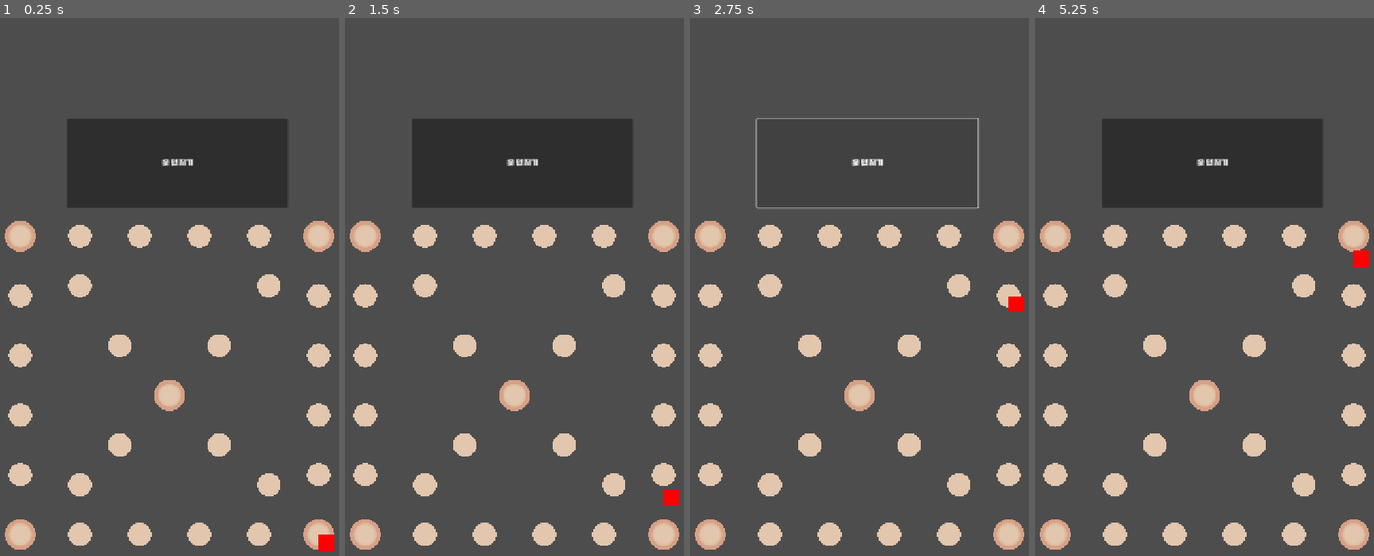
Above: before the commit, frames 1-4 (left to right).
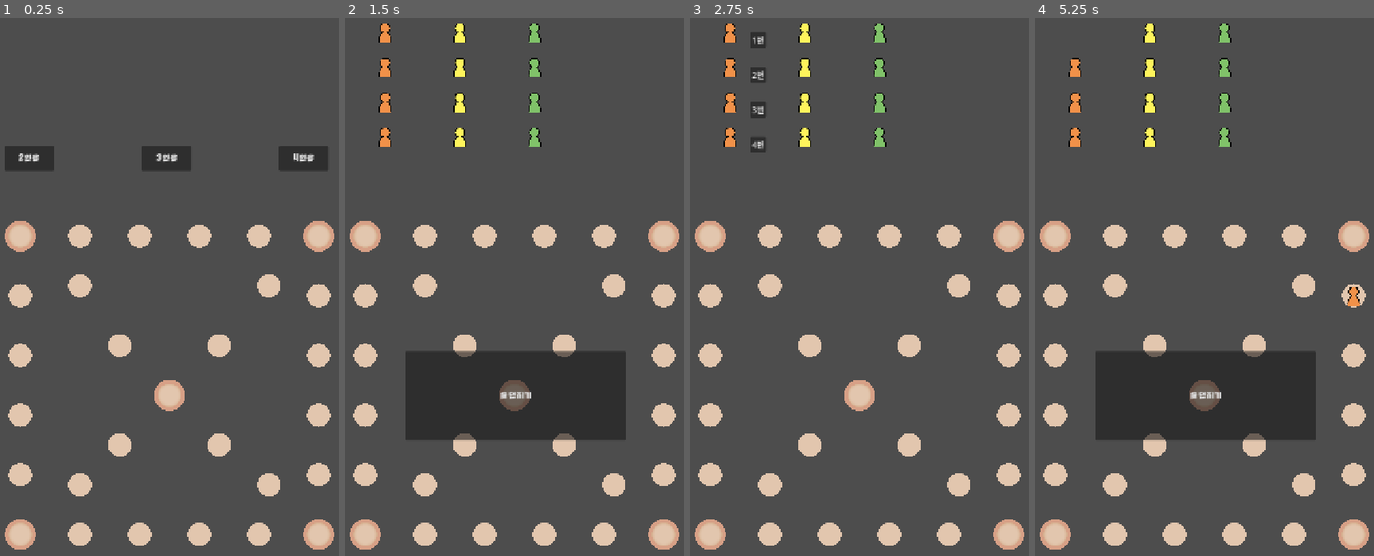
Above: after the commit, the same moments.

Repository: OjOj717/Yut-Nori-html-Project
Game: Godot game, scene res://Scene/main.tscn
Two runs of this game, one before a commit and one after it. Both use one fixed random seed, a clock stepped at 60 frames per second and the inputs below.
Inputs (mouse positions are in pixels of both pictures, inside the frame that each line leads up to):
- Up to frame 1 (0.25 s): no input
- Up to frame 2 (1.5 s): click (521, 163) at 0.5 s, where only the run before the commit has a clickable "윷 던지기"; click (663, 297) at 1.27 s
- Up to frame 3 (2.75 s): click "윷 던지기" at 2 s
- Up to frame 4 (5.25 s): click (1102, 39) at 2.75 s, where only the run after the commit has a clickable "1번"; click (1353, 297) at 3.52 s; click (1211, 163) at 4.25 s, where only the run before the commit has a clickable "윷 던지기"; click (1235, 238) at 5.02 s

The runs differ from the first frame. In frame 1, 11% of the frame differs, in the area x 1-99%, y 18-100%; in frame 2, 23%; in frame 3, 2.3%; in frame 4, 23%, in the area x 9-99%, y 1-79%.

Commit message:
play duo ~ quad

Diff:
--- a/yut-nori-html/Data.gd
+++ b/yut-nori-html/Data.gd
@@ -1,33 +1,33 @@
 extends Node
 
 var spot_positions = {}
-var current_spot = 1
+var player_count = 2
+var current_player = 0
+
+# 플레이어별 말 4개의 위치 데이터
+var piece_positions = []
+var finished_counts = []
+
+func setup_game(count):
+	player_count = count
+	current_player = 0
+	piece_positions.clear()
+	finished_counts.clear()
+	for i in range(count):
+		piece_positions.append([0, 0, 0, 0])
+		finished_counts.append(0)
 
 var move_logic = {
-	1:[2], 2:[3], 3:[4], 4:[5], 5:[6],
-	6:[7, 21],
-	7:[8], 8:[9], 9:[10], 10:[11],
-	11:[12, 26],
-	12:[13], 13:[14], 14:[15], 15:[16],
-	16:[17],
-	17:[18], 18:[19], 19:[20], 20:[100],
-
-	21:[22], 22:[23],
-	23:[24, 28],
-	24:[25], 25:[16],
-
-	26:[27], 27:[23],
-
-	28:[29], 29:[20]
+	0:[2], 1:[100], 2:[3], 3:[4], 4:[5], 5:[6],
+	6:[7, 21], 7:[8], 8:[9], 9:[10], 10:[11],
+	11:[12, 26], 12:[13], 13:[14], 14:[15], 15:[16],
+	16:[17], 17:[18], 18:[19], 19:[20], 20:[1],
+	21:[22], 22:[23], 23:[24, 28], 24:[25], 25:[16],
+	26:[27], 27:[23], 28:[29], 29:[20]
 }
 
 var back_logic = {
-	2:1, 3:2, 4:3, 5:4, 6:5, 7:6, 8:7, 9:8, 10:9, 11:10,
+	2:0, 3:2, 4:3, 5:4, 6:5, 7:6, 8:7, 9:8, 10:9, 11:10,
 	12:11, 13:12, 14:13, 15:14, 16:15, 17:16, 18:17, 19:18, 20:19,
-	1:20,
-
-	21:6, 22:21, 23:22,
-	24:23, 25:24,
-	26:11, 27:26,
-	28:23, 29:28
+	1:20, 21:6, 22:21, 23:22, 24:23, 25:24, 26:11, 27:26, 28:23, 29:28
 }
--- a/yut-nori-html/Scene/main.tscn
+++ b/yut-nori-html/Scene/main.tscn
@@ -1,25 +1,119 @@
-[gd_scene load_steps=4 format=3 uid="uid://crjp31hsoqsg8"]
+[gd_scene load_steps=8 format=3 uid="uid://crjp31hsoqsg8"]
 
 [ext_resource type="Script" uid="uid://cknfqsasm4kwu" path="res://Scripts/main.gd" id="1_sblpm"]
 [ext_resource type="PackedScene" uid="uid://c10vc5ftyrxyi" path="res://Scene/board.tscn" id="2_r34rm"]
+[ext_resource type="Texture2D" uid="uid://ctxfl8c6y07q2" path="res://Img/player1.png" id="3_2wwxx"]
 [ext_resource type="FontFile" uid="uid://brq4cv650tjwb" path="res://Font/Cafe24PROUP.ttf" id="3_r34rm"]
+[ext_resource type="Texture2D" uid="uid://gybi5l3fmksu" path="res://Img/player2.png" id="4_ow1sv"]
+[ext_resource type="Texture2D" uid="uid://bfkiepw6bi7jl" path="res://Img/player3.png" id="5_75buv"]
+[ext_resource type="Texture2D" uid="uid://dqdnfxlgj0o0r" path="res://Img/player4.png" id="6_c2iwn"]
 
 [node name="Main" type="Node2D"]
 script = ExtResource("1_sblpm")
 
 [node name="Board" parent="." instance=ExtResource("2_r34rm")]
 
-[node name="Player" type="ColorRect" parent="."]
-offset_right = 32.0
-offset_bottom = 32.0
-color = Color(1, 0, 0, 1)
-
 [node name="Button" type="Button" parent="."]
-offset_left = 154.06451
-offset_top = 324.0
-offset_right = 598.6774
-offset_bottom = 503.0
+offset_left = 140.0
+offset_top = 792.0
+offset_right = 584.6129
+offset_bottom = 971.0
 theme_override_fonts/font = ExtResource("3_r34rm")
 text = "윷 던지기"
 
+[node name="Pieces" type="Node2D" parent="."]
+
+[node name="player0" type="Node2D" parent="Pieces"]
+
+[node name="Piece1" type="Sprite2D" parent="Pieces/player0"]
+texture = ExtResource("3_2wwxx")
+
+[node name="Piece2" type="Sprite2D" parent="Pieces/player0"]
+texture = ExtResource("3_2wwxx")
+
+[node name="Piece3" type="Sprite2D" parent="Pieces/player0"]
+texture = ExtResource("3_2wwxx")
+
+[node name="Piece4" type="Sprite2D" parent="Pieces/player0"]
+texture = ExtResource("3_2wwxx")
+
+[node name="player1" type="Node2D" parent="Pieces"]
+
+[node name="Piece1" type="Sprite2D" parent="Pieces/player1"]
+texture = ExtResource("4_ow1sv")
+
+[node name="Piece2" type="Sprite2D" parent="Pieces/player1"]
+texture = ExtResource("4_ow1sv")
+
+[node name="Piece3" type="Sprite2D" parent="Pieces/player1"]
+texture = ExtResource("4_ow1sv")
+
+[node name="Piece4" type="Sprite2D" parent="Pieces/player1"]
+texture = ExtResource("4_ow1sv")
+
+[node name="player2" type="Node2D" parent="Pieces"]
+
+[node name="Piece1" type="Sprite2D" parent="Pieces/player2"]
+texture = ExtResource("5_75buv")
+
+[node name="Piece2" type="Sprite2D" parent="Pieces/player2"]
+texture = ExtResource("5_75buv")
+
+[node name="Piece3" type="Sprite2D" parent="Pieces/player2"]
+texture = ExtResource("5_75buv")
+
+[node name="Piece4" type="Sprite2D" parent="Pieces/player2"]
+texture = ExtResource("5_75buv")
+
+[node name="player3" type="Node2D" parent="Pieces"]
+
+[node name="Piece1" type="Sprite2D" parent="Pieces/player3"]
+texture = ExtResource("6_c2iwn")
+
+[node name="Piece2" type="Sprite2D" parent="Pieces/player3"]
+texture = ExtResource("6_c2iwn")
+
+[node name="Piece3" type="Sprite2D" parent="Pieces/player3"]
+texture = ExtResource("6_c2iwn")
+
+[node name="Piece4" type="Sprite2D" parent="Pieces/player3"]
+texture = ExtResource("6_c2iwn")
+
+[node name="CanvasLayer" type="CanvasLayer" parent="."]
+
+[node name="StartMenu" type="Node2D" parent="CanvasLayer"]
+
+[node name="HBoxContainer" type="HBoxContainer" parent="CanvasLayer/StartMenu"]
+offset_left = 28.0
+offset_top = 312.0
+offset_right = 680.0
+offset_bottom = 497.0
+
+[node name="2" type="Button" parent="CanvasLayer/StartMenu/HBoxContainer"]
+custom_minimum_size = Vector2(100, 50)
+layout_mode = 2
+size_flags_horizontal = 4
+size_flags_vertical = 4
+theme_override_fonts/font = ExtResource("3_r34rm")
+text = "2인용
+"
+
+[node name="3" type="Button" parent="CanvasLayer/StartMenu/HBoxContainer"]
+custom_minimum_size = Vector2(100, 50)
+layout_mode = 2
+size_flags_horizontal = 6
+size_flags_vertical = 4
+theme_override_fonts/font = ExtResource("3_r34rm")
+text = "3인용
+"
+
+[node name="4" type="Button" parent="CanvasLayer/StartMenu/HBoxContainer"]
+custom_minimum_size = Vector2(100, 50)
+layout_mode = 2
+size_flags_horizontal = 6
+size_flags_vertical = 4
+size_flags_stretch_ratio = 0.0
+theme_override_fonts/font = ExtResource("3_r34rm")
+text = "4인용"
+
 [connection signal="pressed" from="Button" to="." method="_on_button_pressed"]
--- a/yut-nori-html/Scripts/main.gd
+++ b/yut-nori-html/Scripts/main.gd
@@ -1,10 +1,33 @@
 extends Node2D
 
-@onready var player = $Player
+@onready var roll_button = $Button
+@onready var pieces_parent = $Pieces
+@onready var start_menu = $CanvasLayer/StartMenu
+@onready var button_container = $CanvasLayer/StartMenu/HBoxContainer
+
+var player_groups = []
 var is_moving = false
 var indicators = []
+var current_roll_steps = 0
+var game_started = false
 
 func _ready():
+	roll_button.visible = false
+	for p in pieces_parent.get_children():
+		p.visible = false
+
+	# 이미지 구조에 맞게 HBoxContainer 안의 버튼들을 연결
+	for btn in button_container.get_children():
+		if btn is Button:
+			btn.pressed.connect(_on_player_count_selected.bind(int(btn.name)))
+
+func _on_player_count_selected(count):
+	start_menu.visible = false
+	game_started = true
+	Data.setup_game(count)
+
+	player_groups = pieces_parent.get_children().slice(0, count)
+
 	Data.spot_positions.clear()
 	var index = 1
 	for marker in $Board.get_children():
@@ -12,44 +35,165 @@
 			Data.spot_positions[index] = marker.global_position
 			index += 1
 
-	player.global_position = Data.spot_positions[Data.current_spot]
+	for p_idx in range(Data.player_count):
+		player_groups[p_idx].visible = true
+		var p_nodes = player_groups[p_idx].get_children()
+		for i in range(p_nodes.size()):
+			p_nodes[i].scale = Vector2(0.06, 0.06)
+			p_nodes[i].global_position = Vector2(100 + (p_idx * 150), 150 + (i * 70))
+
+	roll_button.visible = true
 
 func _on_button_pressed():
-	if is_moving: return
-
+	if is_moving or not game_started: return
 	var result = roll_yut()
-	print("결과: ", result["name"])
-
-	if result["steps"] == 0:
-		print("낙입니다!")
+	current_roll_steps = result["steps"]
+
+	if current_roll_steps == 0:
+		next_turn()
 		return
 
-	var targets = calculate_targets(Data.current_spot, result["steps"])
-
-	if targets.is_empty():
-		print("갈 수 있는 길이 없습니다.")
+	roll_button.visible = false
+	show_piece_selection()
+
+func show_piece_selection():
+	clear_indicators()
+	var p_idx = Data.current_player
+	var p_nodes = player_groups[p_idx].get_children()
+
+	for i in range(4):
+		var spot = Data.piece_positions[p_idx][i]
+		if spot == 100: continue
+
+		var btn = Button.new()
+		btn.text = str(i + 1) + "번"
+		add_child(btn)
+
+		if spot == 0:
+			btn.global_position = p_nodes[i].global_position + Vector2(40, 0)
+		else:
+			btn.global_position = p_nodes[i].global_position - Vector2(20, 40)
+		btn.pressed.connect(_on_piece_selected.bind(i))
+		indicators.append(btn)
+
+func _on_piece_selected(piece_idx):
+	clear_indicators()
+	var start_spot = Data.piece_positions[Data.current_player][piece_idx]
+	var routes = calculate_targets(start_spot, current_roll_steps)
+
+	if routes.is_empty():
+		roll_button.visible = true
 		return
-
-	show_indicators(targets)
+	show_move_indicators(piece_idx, routes)
+
+func show_move_indicators(piece_idx, routes):
+	var indicator_tex = preload("res://Img/s_s_circle.png")
+	for route in routes:
+		var target_spot = route[-1]
+		if target_spot == 100:
+			var exit_btn = Button.new()
+			exit_btn.text = "탈출!"
+			exit_btn.global_position = Vector2(500, 400)
+			exit_btn.pressed.connect(_on_target_selected.bind(piece_idx, route))
+			add_child(exit_btn)
+			indicators.append(exit_btn)
+		else:
+			var btn = TextureButton.new()
+			btn.texture_normal = indicator_tex
+			btn.scale = Vector2(0.06, 0.06)
+			var offset = (indicator_tex.get_size() * 0.06) / 2
+			btn.global_position = Data.spot_positions[target_spot] - offset
+			btn.pressed.connect(_on_target_selected.bind(piece_idx, route))
+			btn.z_index = 10
+			add_child(btn)
+			indicators.append(btn)
+
+func _on_target_selected(piece_idx, full_route):
+	clear_indicators()
+	is_moving = true
+
+	var p_idx = Data.current_player
+	var p_nodes = player_groups[p_idx].get_children()
+	var current_pos = Data.piece_positions[p_idx][piece_idx]
+
+	var carried_indices = []
+	for i in range(4):
+		if current_pos != 0 and Data.piece_positions[p_idx][i] == current_pos:
+			carried_indices.append(i)
+	if not piece_idx in carried_indices: carried_indices.append(piece_idx)
+
+	var path = full_route.duplicate()
+	path.remove_at(0)
+
+	for spot in path:
+		var tweens = []
+		for i in range(carried_indices.size()):
+			var idx = carried_indices[i]
+			Data.piece_positions[p_idx][idx] = spot
+			if spot != 100:
+				var stack_offset = Vector2(i * 10, i * 10)
+				var tw = create_tween()
+				tw.tween_property(p_nodes[idx], "global_position", Data.spot_positions[spot] + stack_offset, 0.2)
+				tweens.append(tw)
+				p_nodes[idx].z_index = 5 + i
+		if not tweens.is_empty(): await tweens[-1].finished
+
+		if spot == 100:
+			for idx in carried_indices:
+				p_nodes[idx].visible = false
+				Data.finished_counts[p_idx] += 1
+			break
+
+	# --- 상대방 말 잡기 체크 로직 추가 ---
+	var final_spot = Data.piece_positions[p_idx][piece_idx]
+	var caught_someone = false
+	if final_spot != 100 and final_spot != 0:
+		for other_p in range(Data.player_count):
+			if other_p == p_idx: continue # 내 말은 무시
+
+			var other_p_nodes = player_groups[other_p].get_children()
+			for other_i in range(4):
+				if Data.piece_positions[other_p][other_i] == final_spot:
+					# 잡았다! 대기실(0)로 보냄
+					Data.piece_positions[other_p][other_i] = 0
+					other_p_nodes[other_i].global_position = Vector2(100 + (other_p * 150), 150 + (other_i * 70))
+					caught_someone = true
+	# ---------------------------------
+
+	is_moving = false
+	if Data.finished_counts[p_idx] >= 4:
+		print((p_idx + 1), "번 승리!")
+	else:
+		# 윷, 모가 나왔거나 상대방을 잡았다면 한 번 더!
+		if current_roll_steps >= 4 or caught_someone:
+			print("한 번 더 던지세요!")
+			roll_button.visible = true
+		else:
+			next_turn()
+
+func next_turn():
+	Data.current_player = (Data.current_player + 1) % Data.player_count
+	roll_button.visible = true
+
+# calculate_targets, clear_indicators, roll_yut 함수는 이전과 동일하게 유지
 
 func calculate_targets(start_spot, steps):
 	var results = []
-
 	if steps == -1:
 		if Data.back_logic.has(start_spot):
 			results.append([start_spot, Data.back_logic[start_spot]])
 		return results
-
 	var routes = [[start_spot]]
-
 	for i in range(steps):
 		var next_routes = []
 		for route in routes:
 			var last_spot = route[-1]
+			if last_spot == 100:
+				next_routes.append(route)
+				continue
 			if Data.move_logic.has(last_spot):
 				var options = Data.move_logic[last_spot]
-
-				if i == 0 and options.size() > 1:
+				if (last_spot == 6 or last_spot == 11 or last_spot == 23) and i == 0:
 					for next_spot in options:
 						var new_route = route.duplicate()
 						new_route.append(next_spot)
@@ -58,66 +202,21 @@
 					var new_route = route.duplicate()
 					new_route.append(options[0])
 					next_routes.append(new_route)
-
 		routes = next_routes
 		if routes.is_empty(): break
-
 	return routes
 
-func show_indicators(routes):
-	clear_indicators()
-	var indicator_tex = preload("res://Img/s_s_circle.png")
-
-	for route in routes:
-		var target_spot = route[-1]
-
-		var btn = TextureButton.new()
-		btn.texture_normal = indicator_tex
-
-		btn.scale = Vector2(0.06, 0.06)
-
-		var offset = (indicator_tex.get_size() * 0.06) / 2
-		btn.global_position = Data.spot_positions[target_spot] - offset
-
-		btn.pressed.connect(_on_target_selected.bind(route))
-
-		add_child(btn)
-		indicators.append(btn)
-
-func _on_target_selected(full_route):
-	clear_indicators()
-	is_moving = true
-
-	var path_to_follow = full_route.duplicate()
-	path_to_follow.remove_at(0)
-
-	for spot in path_to_follow:
-		Data.current_spot = spot
-		await animate_move(spot)
-		if spot == 100:
-			Data.current_spot = 1
-			player.global_position = Data.spot_positions[1]
-			break
-
-	is_moving = false
-
-func animate_move(target_idx):
-	var tween = create_tween()
-	tween.tween_property(player, "global_position", Data.spot_positions[target_idx], 0.2)
-	await tween.finished
-
 func clear_indicators():
-	for ind in indicators:
-		ind.queue_free()
+	for ind in indicators: ind.queue_free()
 	indicators.clear()
 
 func roll_yut():
 	var roll = randf()
-	if roll < 0.10: return {"name": "낙", "steps": 0}
+	if roll < 0.1: return {"name":"낙","steps":0}
 	var sub = randf()
-	if sub < 0.0384: return {"name": "빽도", "steps": -1}
-	elif sub < 0.1536: return {"name": "도", "steps": 1}
-	elif sub < 0.4992: return {"name": "개", "steps": 2}
-	elif sub < 0.8448: return {"name": "걸", "steps": 3}
-	elif sub < 0.9744: return {"name": "윷", "steps": 4}
-	else: return {"name": "모", "steps": 5}
+	if sub < 0.04: return {"name":"빽도","steps":-1}
+	elif sub < 0.16: return {"name":"도","steps":1}
+	elif sub < 0.50: return {"name":"개","steps":2}
+	elif sub < 0.85: return {"name":"걸","steps":3}
+	elif sub < 0.98: return {"name":"윷","steps":4}
+	else: return {"name":"모","steps":5}
Binary file added: yut-nori-html/Img/player1.png
Not shown, added: yut-nori-html/Img/player1.png.import
Binary file added: yut-nori-html/Img/player2.png
Not shown, added: yut-nori-html/Img/player2.png.import
Binary file added: yut-nori-html/Img/player3.png
Not shown, added: yut-nori-html/Img/player3.png.import
Binary file added: yut-nori-html/Img/player4.png
Not shown, added: yut-nori-html/Img/player4.png.import
